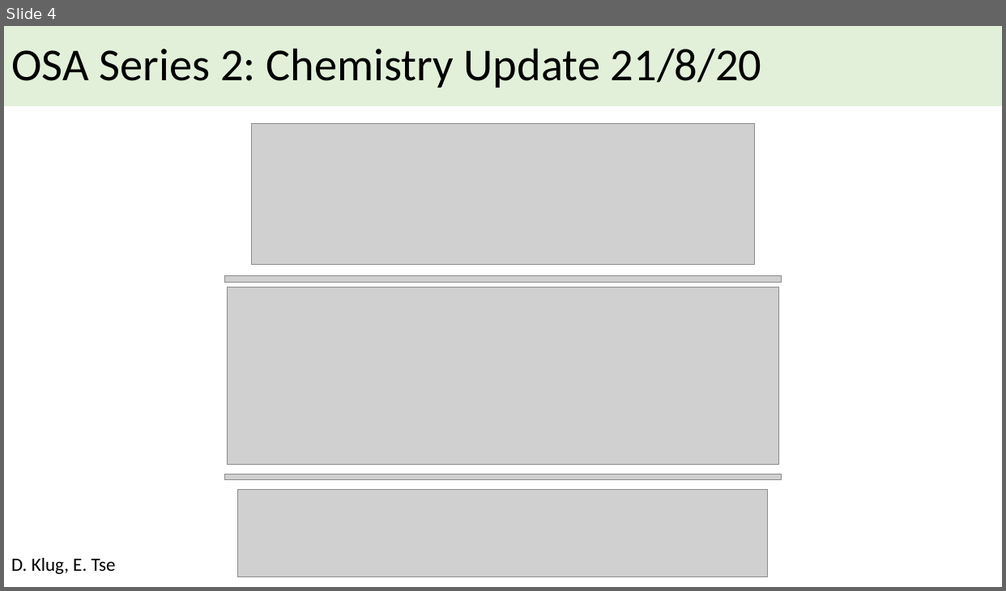
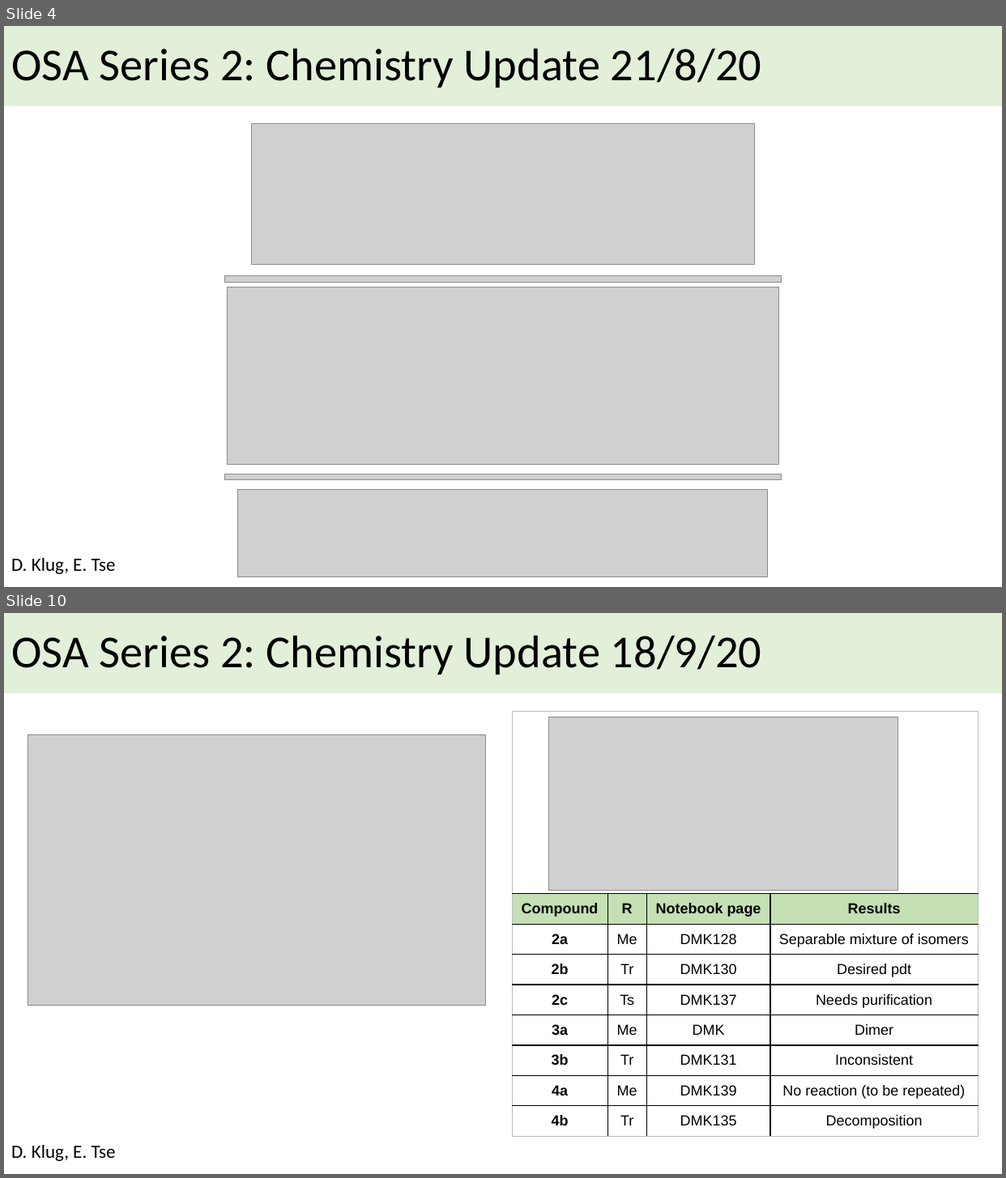
Before and after one commit to opensourceantibiotics/Series-2-Diarylimidazoles, a slide deck: Synthetic Chemistry/OSA Synth Update.pptx. Shown one above the other, each under a label of ours: slide 4 before the commit, slides 4 and 10 after it; the slides between them are not shown. The pictures are 1006x591 and 1006x1178 pixels, drawn with LibreOffice and Linux fonts; fonts in the diff are those of the drawing; grey boxes stand for pictures. Boxes give left, top, right and bottom in pixels: in the first picture for what was removed or moved away, otherwise in the second. Text is boxed around its words. In the diff, an @@ line names an element or a change of style, - is before the commit and + after.

```diff
--- a/Synthetic Chemistry/OSA Synth Update.pptx
+++ b/Synthetic Chemistry/OSA Synth Update.pptx
@@ slide 10 added at [4, 613, 1002, 1174], background #FFFFFF @@
@@ title added at [4, 613, 1002, 693], fill #E2F0D9, 44 pt, text #000000 @@
+OSA Series 2: Chemistry Update 18/9/20
@@ table added at [513, 712, 978, 1137], 9 rows, 4 columns @@
+ |  |  | 
+Compound | R | Notebook page | Results
+2a | Me | DMK128 | Separable mixture of isomers
+2b | Tr | DMK130 | Desired pdt
+2c | Ts | DMK137 | Needs purification
+3a | Me | DMK | Dimer
+3b | Tr | DMK131 | Inconsistent
+4a | Me | DMK139 | No reaction (to be repeated)
+4b | Tr | DMK135 | Decomposition
@@ picture added at [549, 717, 898, 890] @@
@@ picture added at [28, 735, 485, 1006] @@
@@ text added at [11, 1145, 116, 1161], 18 pt, text #000000 @@
+D. Klug, E. Tse
```
Also in this commit, not shown: 8 other slides added.
